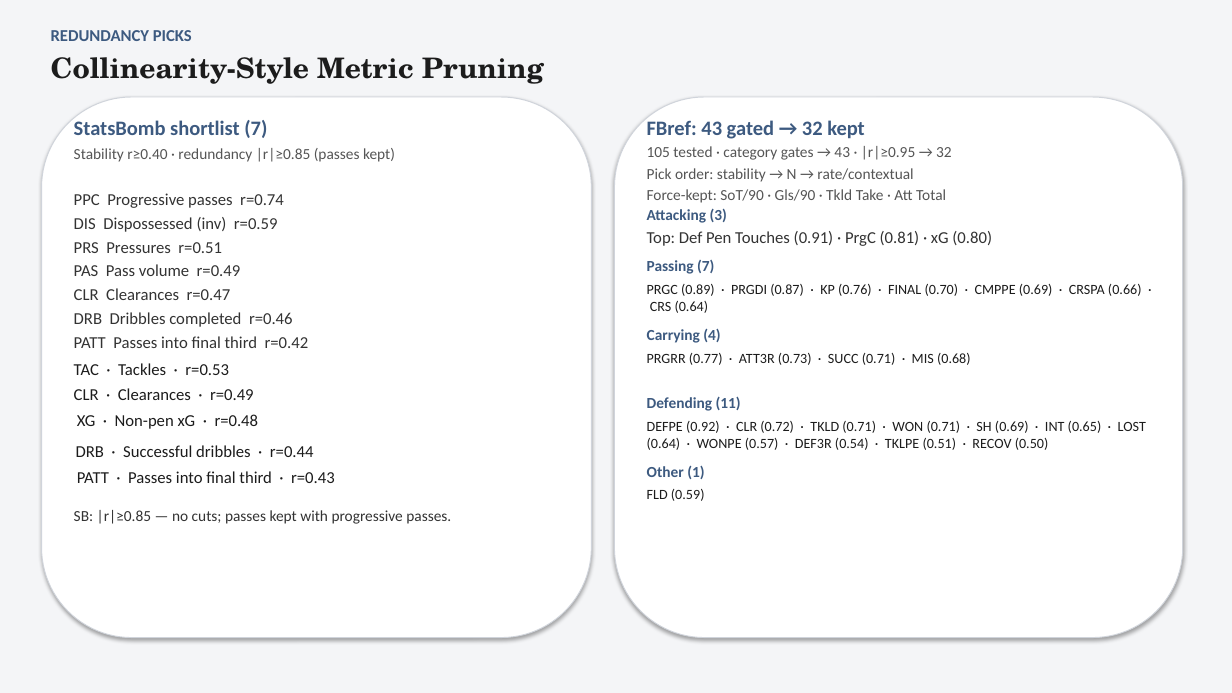
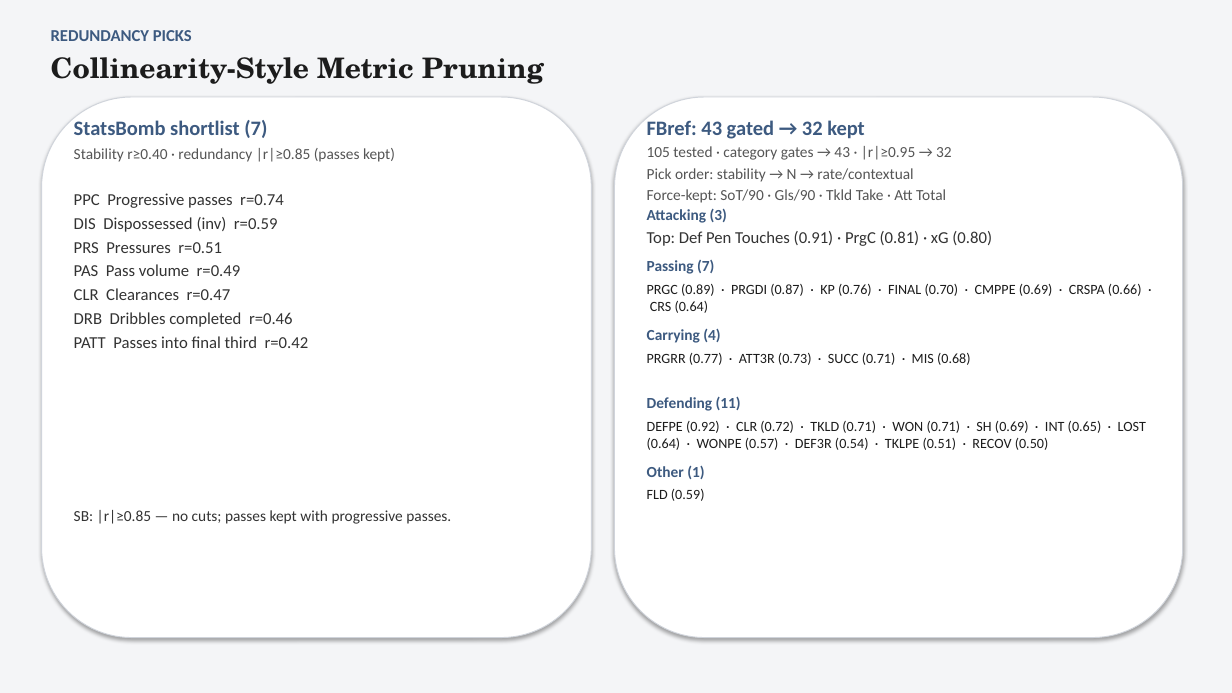
Before and after one commit to colbymorris08/bundesliga-transfer-traits, a slide deck: slide 9 of bundesliga_transfer_traits.pptx. Drawn at 1232x693 pixels with LibreOffice and Linux fonts; fonts in the diff are those of the drawing. Boxes give left, top, right and bottom in pixels: in the first picture for what was removed or moved away, otherwise in the second. Text is boxed around its words. In the diff, an @@ line names an element or a change of style, - is before the commit and + after.

```diff
--- a/bundesliga_transfer_traits.pptx
+++ b/bundesliga_transfer_traits.pptx
@@ text removed at [74, 363, 229, 375] @@
-TAC · Tackles · r=0.53
@@ text removed at [74, 388, 254, 400] @@
-CLR · Clearances · r=0.49
@@ text removed at [77, 414, 259, 429] @@
-XG · Non-pen xG · r=0.48
@@ text removed at [76, 445, 314, 457] @@
-DRB · Successful dribbles · r=0.44
@@ text removed at [77, 471, 335, 483] @@
-PATT · Passes into final third · r=0.43
```
Also in this commit, not shown: 8 other slides changed.
